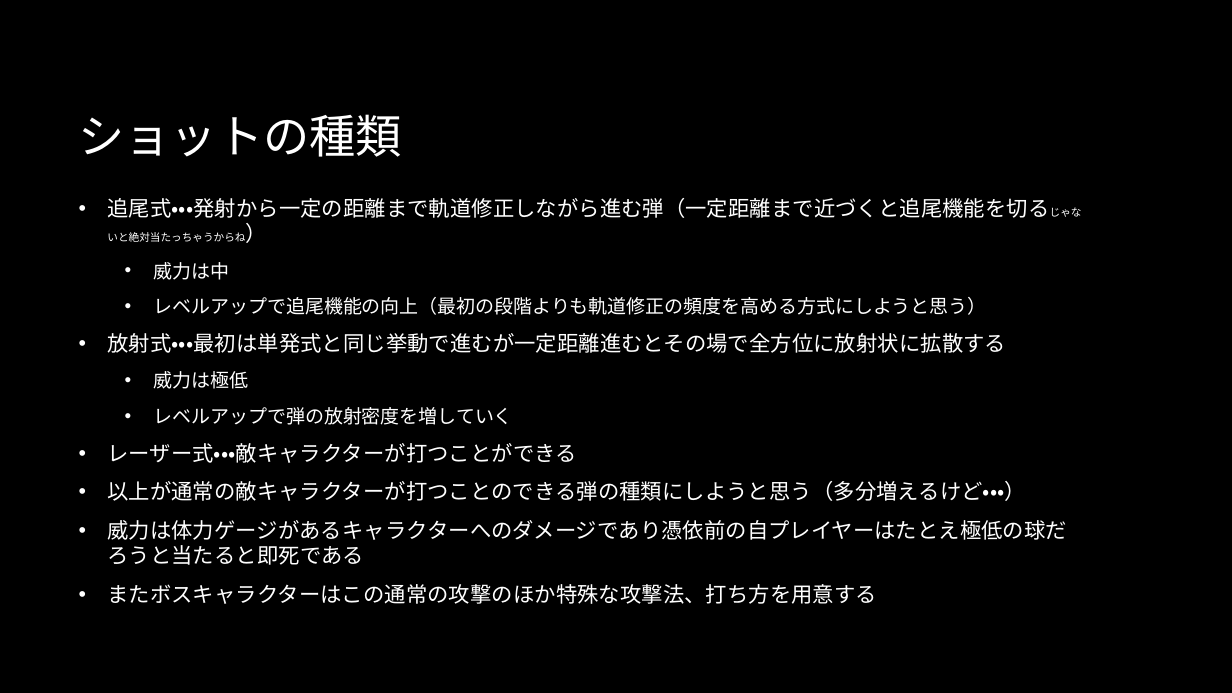
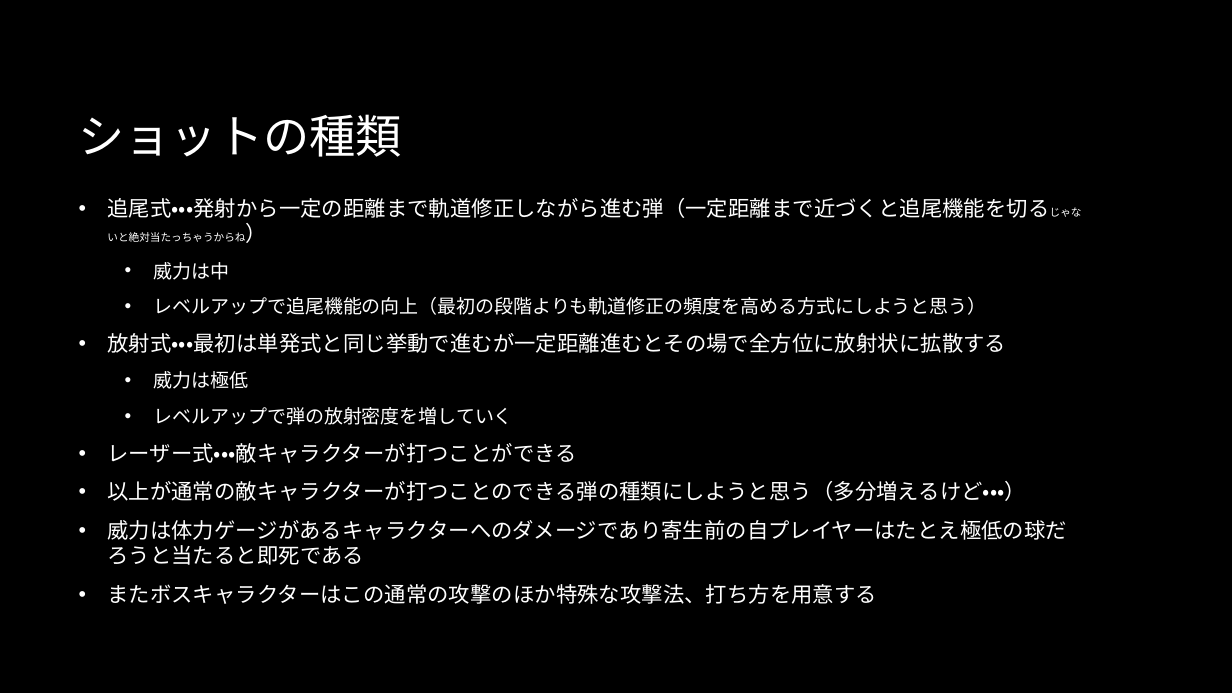
Before and after one commit to MusubiKamishiro/ParasitismShooting, a slide deck: slide 8 of Mint/企画担当部門/憑依型シューティングゲーム.pptx. Drawn at 1232x693 pixels with LibreOffice and Linux fonts; fonts in the diff are those of the drawing; background and template pictures are left out. Boxes give left, top, right and bottom in pixels: in the first picture for what was removed or moved away, otherwise in the second. Text is boxed around its words. In the diff, an @@ line names an element or a change of style, - is before the commit and + after.

```diff
--- a/Mint/企画担当部門/憑依型シューティングゲーム.pptx
+++ b/Mint/企画担当部門/憑依型シューティングゲーム.pptx
@@ text at bbox=[107, 520, 1067, 565]: text changed @@
-• 威力は体力ゲージがあるキャラクターへのダメージであり憑依前の自プレイヤーはたとえ極低の球だろうと当たると即死である
+• 威力は体力ゲージがあるキャラクターへのダメージであり寄生前の自プレイヤーはたとえ極低の球だろうと当たると即死である
```
Also in this commit, not shown: 8 other slides changed, 15 other files.
